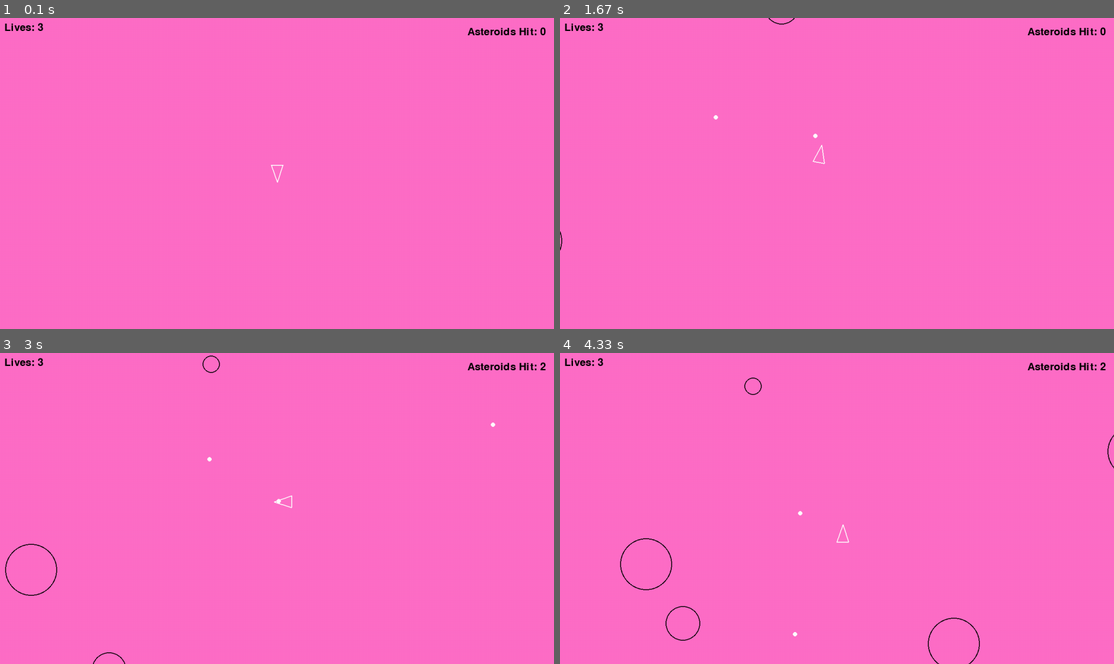
Above: before the commit, frames 1-4 (two rows, left to right).
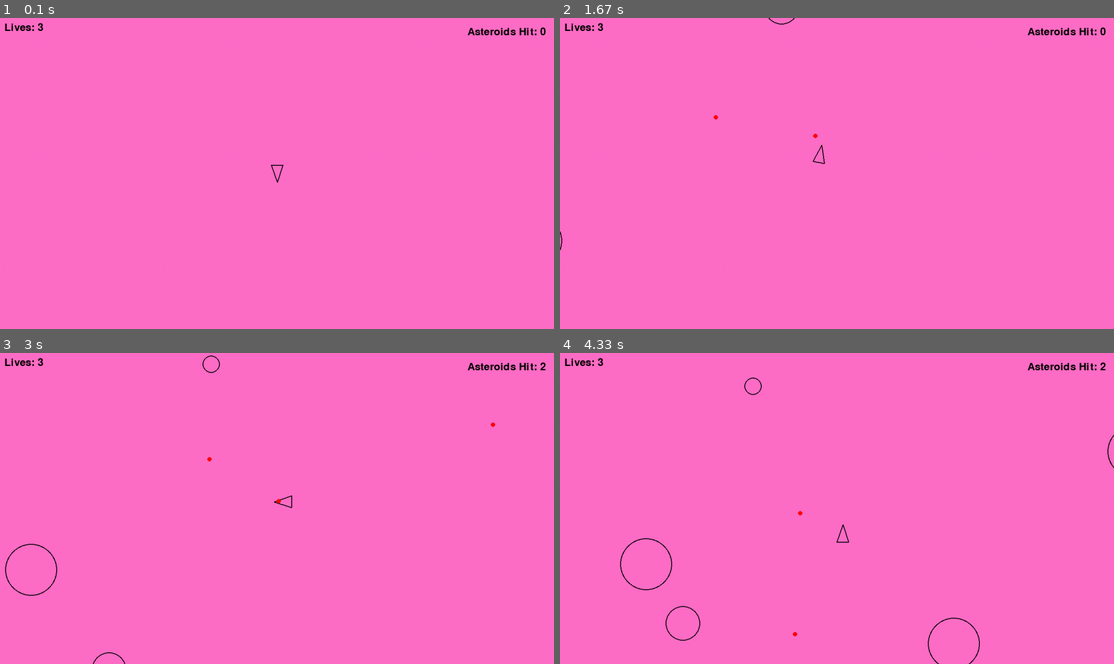
Above: after the commit, the same moments.

Repository: ty-dawkins/pygame-asteroids
Game: pygame game, started from main.py
The game is run twice, just before and just after one commit, with the same random seed, the same clock (stepped at 60 frames per second) and the same inputs.
Inputs:
- Up to frame 1 (0.1 s): no input
- Up to frame 2 (1.67 s): tap Space at 0.33, 0.73, 1.03, 1.23, 1.57 s; hold D 0.67-1.13 s; hold W 1.17-1.47 s; hold D from 1.5 s (still down)
- Up to frame 3 (3 s): tap Space at 1.87, 2.07, 2.37, 2.63, 2.97 s; release D at 1.97 s; hold A 2-2.53 s; hold S 2.57-2.87 s; hold A from 2.9 s (still down)
- Up to frame 4 (4.33 s): tap Space at 3.27, 3.4, 3.8, 4.1 s; release A at 3.3 s; hold W 3.33-3.7 s; hold D from 3.73 s (still down)

The runs differ from the first frame. In frame 1, less than 0.1% of the frame differs, in the area x 48-52%, y 47-53%; in frame 2, less than 0.1%; in frame 3, less than 0.1%, in the area x 37-90%, y 22-50%; in frame 4, less than 0.1%.

Commit message:
Change player and shot colors

Diff:
--- a/circleshape.py
+++ b/circleshape.py
@@ -3,7 +3,7 @@
 # Base class for game objects
 class CircleShape(pygame.sprite.Sprite):
     def __init__(self, x, y, radius):
-        # we will be using this later
+
         if hasattr(self, "containers"):
             super().__init__(self.containers)
         else:
--- a/player.py
+++ b/player.py
@@ -25,7 +25,7 @@
         return [a, b, c]
 
     def draw(self, screen):
-        pygame.draw.polygon(screen, "white", self.triangle(), LINE_WIDTH)
+        pygame.draw.polygon(screen, "black", self.triangle(), LINE_WIDTH)
 
     def rotate(self, dt):
         self.rotation += PLAYER_TURN_SPEED * dt
--- a/shot.py
+++ b/shot.py
@@ -13,7 +13,7 @@
 	def draw(self, screen):
 		# draw a filled small circle to represent the bullet
 		center = (int(self.position.x), int(self.position.y))
-		pygame.draw.circle(screen, "white", center, int(self.radius))
+		pygame.draw.circle(screen, "red", center, int(self.radius))
 
 	def update(self, dt):
 		# move in a straight line at constant speed
